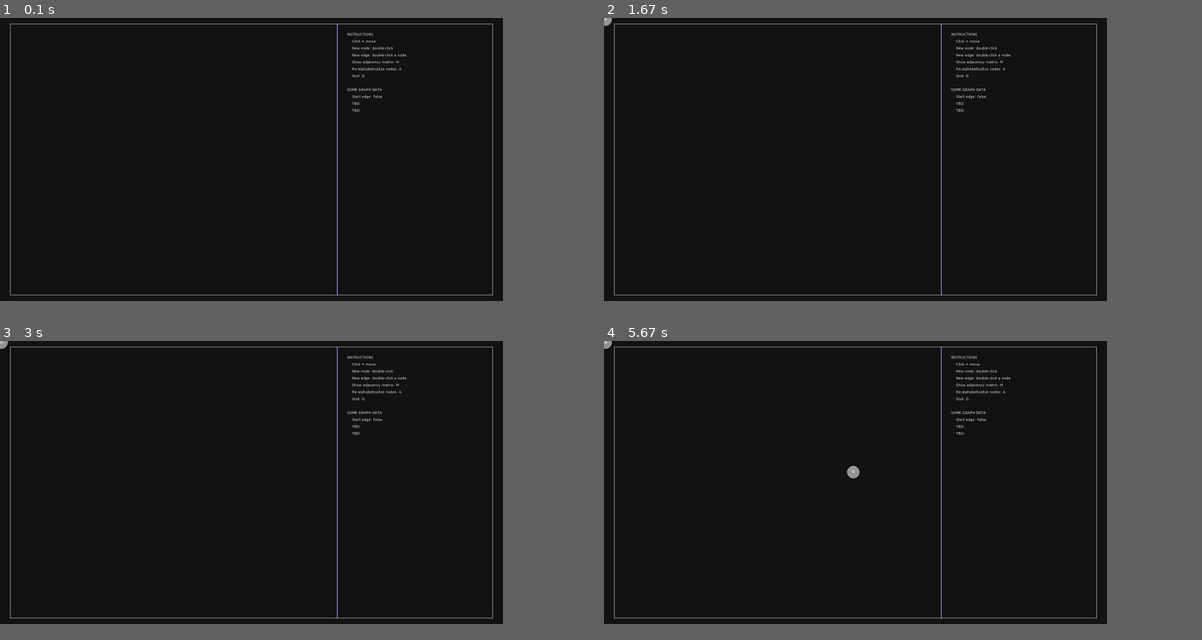
Above: before the commit, frames 1-4 (two rows, left to right).
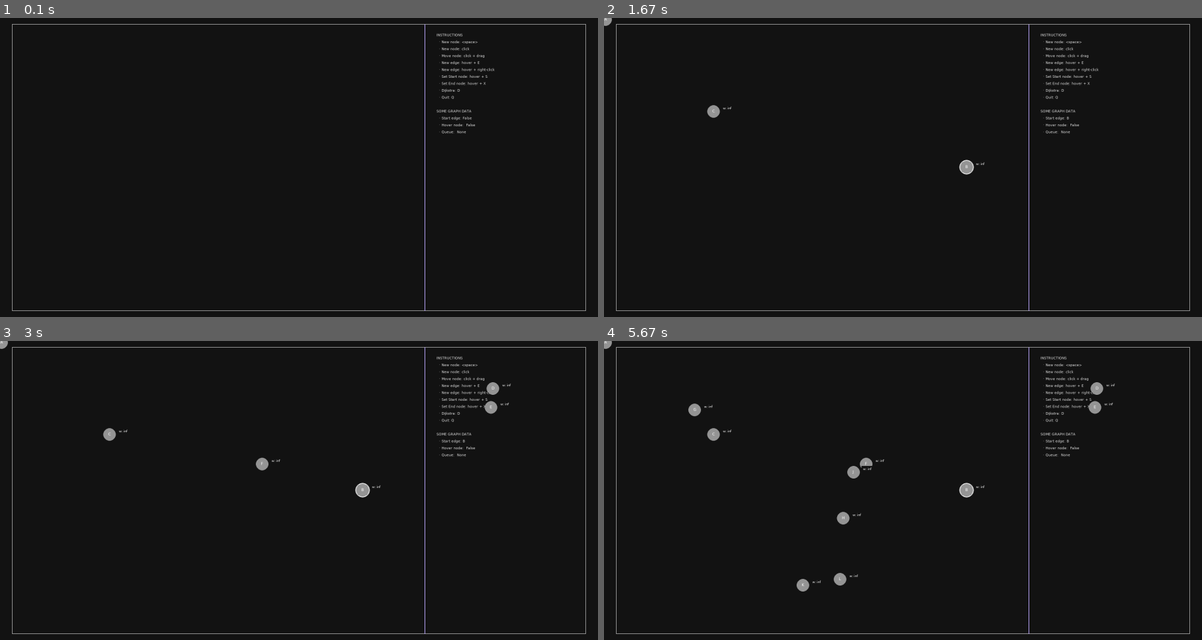
Above: after the commit, the same moments.

Repository: Biuku/Graph-Theory----The-Game
Game: pygame game, started from main.py
Same seed, same stepped clock (60 frames per second), same inputs: the game is played once before the commit and once after it.
Inputs (mouse positions are in pixels of both pictures, inside the frame that each line leads up to):
- Up to frame 1 (0.1 s): no input
- Up to frame 2 (1.67 s): tap Space at 0.33 s; press the mouse at (879, 221) at 0.7 s; move the mouse to (926, 209) at 0.8 s; release the mouse at (968, 194) at 0.93 s; press the mouse at (879, 221) at 1.03 s; move the mouse to (920, 194) at 1.13 s; release the mouse at (968, 167) at 1.27 s; hold E from 1.33 s (still down); hold D from 1.33 s (still down); click (711, 110) at 1.42 s
- Up to frame 3 (3 s): release E at 1.8 s; release D at 1.8 s; hold D 1.83-2.3 s; tap X at 1.9, 2.2, 2.4, 2.7, 2.9 s; click (490, 388) at 1.92 s; tap E at 1.98 s; hold D 2.33-2.8 s; click (490, 406) at 2.42 s; hold S from 2.83 s (still down); click (263, 463) at 2.92 s
- Up to frame 4 (5.67 s): release S at 3.13 s; hold D 3.17-3.8 s; tap X at 3.23, 3.53, 3.9, 4.63, 4.93, 5.13, 5.43, 5.63 s; click (693, 409) at 3.25 s; tap E at 3.32, 5.22 s; hold S 3.83-4.2 s; click (843, 517) at 3.92 s; right-click (789, 544) at 4.28 s; hold D 4.57-5.03 s; click (855, 472) at 4.65 s; tap Space at 4.72 s; hold D 5.07-5.53 s; click (801, 586) at 5.15 s; hold S from 5.57 s (still down); click (837, 580) at 5.65 s
In our replay, the window is 757x426 before the commit and 900x450 after it. These sizes can differ from the game's own. Grey fills any space a smaller window leaves; there, only what the larger window draws over its background counts as a difference.

The runs differ from the first frame. In frame 1, 2.5% of the frame differs, in the area x 1-98%, y 1-98%; in frame 2, 2.7%; in frame 3, 2.9%; in frame 4, 3.2%.

Commit message:
Working Dijkstra

Diff:
--- /dev/null
+++ b/Stuff/AStar2.py
@@ -0,0 +1,196 @@
+#https://www.youtube.com/watch?v=JtiK0DOeI4A&t=144s
+# V2. I want to mess with it
+
+import pygame, math as m
+from queue import PriorityQueue
+
+WIDTH = 800
+WIN = pygame.display.set_mode( (WIDTH, WIDTH) )
+pygame.display.set_caption("A* Path finding algorithm")
+
+WHITE, GREY, BLACK = (255, 255, 255), (128, 128, 128), (0, 0, 0)
+RED, GREEN, ORANGE = (255, 0, 0),     (0, 255, 0), (255, 165, 0)
+PURPLE, TURQUOISE =  (128, 0, 128),   (64, 224, 208)
+
+# Create one cube
+class Spot:
+    def __init__(self, row, col, width, total_rows):
+        self.row, self.col = row, col
+        self.x, self.y = row * width, col * width
+        self.color = WHITE
+        self.neighbors = []
+        self.width, self.total_rows = width, total_rows
+
+    def get_pos(self):
+        return self.row, self.col  # (row, col) --> down then across
+    def is_barrier(self):
+        return self.color == BLACK
+    def reset(self):
+        self.color = WHITE
+    def make_start(self):
+        self.color = ORANGE
+    def make_closed(self):
+        self.color = RED
+    def make_open(self):
+        self.color = GREEN
+    def make_barrier(self):
+        self.color = BLACK
+    def make_end(self):
+        self.color = TURQUOISE
+    def make_path(self):
+        self.color = PURPLE
+    def draw(self, win):
+        pygame.draw.rect(win, self.color, (self.x, self.y, self.width, self.width))
+
+    def update_neighbors(self, grid):
+        self.neighbors = []
+        if self.row < self.total_rows - 1 and not grid[self.row + 1][self.col].is_barrier(): #DOWN
+            self.neighbors.append(grid[self.row + 1][self.col])
+        if self.row > 0 and not grid[self.row - 1][self.col].is_barrier():   # Up
+            self.neighbors.append(grid[self.row - 1][self.col])
+        if self.col < self.total_rows - 1 and not grid[self.row][self.col + 1].is_barrier(): #RIGHT
+            self.neighbors.append(grid[self.row][self.col + 1])
+        if self.col > 0 and not grid[self.row][self.col - 1].is_barrier(): #LEFT
+            self.neighbors.append(grid[self.row][self.col -1])
+
+def make_grid(rows, width):
+    grid, gap = [], width // rows
+    for i in range(rows):
+        grid.append([])
+        for j in range(rows):
+            grid[i].append(Spot(i, j, gap, rows))
+    return grid
+
+## Draw the gray underlying gridlines
+def draw_grid(win, rows, width):
+    gap = width // rows
+    for i in range(rows):
+        pygame.draw.line( win, GREY, (0, i*gap), (width, i*gap) )
+        for j in range(rows):
+            pygame.draw.line( win, GREY, (j*gap, 0), (j*gap, width) )
+
+def draw(win, grid, rows, width):
+    win.fill(WHITE)
+    for row in grid:
+        for spot in row:
+            spot.draw(win)
+    draw_grid(win, rows, width)
+    pygame.display.update()
+
+## Take mouse position
+def get_clicked_pos(pos, rows, width):
+    gap = width // rows
+    y, x = pos
+    return y // gap, x // gap
+
+## MAIN FUNC
+def main(win, width, ROWS):
+    grid = make_grid(ROWS, width) # Build the empty grid
+    start, end = None, None
+    run, started = True, False
+
+    while run:
+        draw(win, grid, ROWS, width)
+        for event in pygame.event.get():
+
+            # Close the window
+            if event.type == pygame.QUIT:
+                run = False
+
+            ### LEFT CLICK
+            if pygame.mouse.get_pressed()[0]:
+                pos = pygame.mouse.get_pos()
+                row, col = get_clicked_pos(pos, ROWS, width)
+                spot = grid[row][col]
+
+                if not start:
+                    start = spot
+                    start.make_start()
+
+                elif not end and spot != start:
+                    end = spot
+                    end.make_end()
+
+                elif spot != end and spot != start:
+                    spot.make_barrier()
+
+            # RIGHT CLICK
+            elif pygame.mouse.get_pressed()[2]:
+                pos = pygame.mouse.get_pos()
+                row, col = get_clicked_pos(pos, ROWS, width)
+                spot = grid[row][col]
+
+                ## Right click lets you undo
+                spot.reset()
+                if spot == start:
+                    start = None
+
+                elif spot == end:
+                    end = None
+
+            ## Press spacebar to start algorithm
+            if event.type == pygame.KEYDOWN:
+                if event.key == pygame.K_SPACE and start and end:
+                    for row in grid:
+                        for spot in row:
+                            spot.update_neighbors(grid)
+                    algorithm(lambda: draw(win, grid, ROWS, width), grid, start, end)
+
+                else:
+                    start, end = None, None
+                    grid = make_grid(ROWS, width)
+
+
+###### Algorithm stuff ######
+## Heuristic to guess distance -- based on across + over (Manhatten)
+def h(p1, p2):
+    x1, y1 = p1
+    x2, y2 = p2
+    return abs(x1 - x2) + abs(y1 - y2)
+
+def algorithm(draw, grid, start, end):
+    count, came_from = 0, {}
+    open_set = PriorityQueue()
+    open_set.put( (0, count, start) )
+
+    g_score = {spot: m.inf for row in grid for spot in row}
+    g_score[start] = 0
+    f_score = {spot: m.inf for row in grid for spot in row}
+    f_score[start] = h(start.get_pos(), end.get_pos())
+    open_set_hash = {start} ## Make a less restrictive copy of PriorityQueue
+
+    while not open_set.empty():
+
+        current = open_set.get()[2]
+        open_set_hash.remove(current)
+
+        if current == end:
+            reconstruct_path(came_from, end, draw)
+            end.make_end()
+            return True
+
+        for neighbor in current.neighbors:
+            temp_g_score = g_score[current] + 1
+
+            if temp_g_score < g_score[neighbor]:
+                came_from[neighbor] = current
+                g_score[neighbor] = temp_g_score
+                f_score[neighbor] = temp_g_score + h(neighbor.get_pos(), end.get_pos())
+
+                if neighbor not in open_set_hash:
+                    count += 1
+                    open_set.put( (f_score[neighbor], count, neighbor) )
+                    open_set_hash.add(neighbor)
+                    neighbor.make_open()
+        draw()
+        if current != start:
+            current.make_closed()
+    return False
+
+def reconstruct_path(came_from, current, draw):
+    while current in came_from:
+        current = came_from[current]
+        current.make_path()
+        draw()
+
+main(WIN, WIDTH, 25)
--- a/main.py
+++ b/main.py
@@ -1,6 +1,7 @@
 """ May 2, 2021 """
 
 import pygame
+import math
 from setup.settings import Settings
 from setup.pygameBasics import PygameBasics
 from setup.printr import Printr
@@ -12,27 +13,35 @@
         pygame.init()
         super().__init__()
 
-        self.win_w, self.win_h  = 1600, 900
+        self.win_w, self.win_h  = 1900, 950
         self.win = pygame.display.set_mode((self.win_w, self.win_h), pygame.RESIZABLE)
-
         self.printr = Printr(self.win)
-        self.nodes = {}
-
-        ## Flags
+
+        self.nodes = []
+        self.queue = []
+
+        self.algo_wait = False
+
+        ## Object flags
+        self.hover_node = False
         self.edge_start_node = False
+        self.algo_start_node = False
+        self.algo_end_node = False
+
 
     """ EVENTS """
 
     def left_click_events(self):
         pygame.mouse.get_rel() ## Reset pygame relative mouse position
         self.start_moving()
+        self.make_node()
 
     def right_click_events(self):
-        pass
+        self.make_edge()
+
 
     def mouse_button_up_events(self):
         self.stop_moving()
-
 
     def keydown_events(self, event):
         if event.key == pygame.K_SPACE:
@@ -41,32 +50,42 @@
         if event.key == pygame.K_e:
             self.make_edge()
 
+        if event.key == pygame.K_s:
+            self.update_algo_start_node()
+
+        if event.key == pygame.K_x:
+            self.update_algo_end_node()
+
+        if event.key == pygame.K_d:
+            self.dijkstra()
+
+        ## Tracer
         if event.key == pygame.K_p:
-            pass
-            # Tracer
+            for nb in self.algo_start_node.neighbours:
+                print(nb.ID, nb.total_cost)
 
         if event.key == pygame.K_q:
             pygame.quit(), quit()
 
-
     def keyup_events(self, event):
         pass
 
     """ Conditional events """
 
     def make_node(self):
-        id = self.set.get_node_id()
-        mx, my = pygame.mouse.get_pos()
-
-        node = Node(self.win, id, mx, my)
-        self.nodes[node] = []
+        if not self.hover_node:
+            id = self.set.get_node_id()
+            mx, my = pygame.mouse.get_pos()
+
+            node = Node(self.win, id, mx, my)
+            self.nodes.append(node)
 
     def start_moving(self):
-        for node in self.nodes.keys():
+        for node in self.nodes:
             node.start_moving()
 
     def stop_moving(self):
-        for node in self.nodes.keys():
+        for node in self.nodes:
             node.stop_moving()
 
 
@@ -75,19 +94,84 @@
 
         ## If we haven't yet picked the start of our edge
         if not self.edge_start_node:
-            for node in self.nodes.keys():
-                if node.edge_start():
-                    self.edge_start_node = node
-                    break
+            if self.hover_node:
+                self.hover_node.set_edge_start_node()
+                self.edge_start_node = self.hover_node
 
         ## If we previously picked a start node, look for an end node
         else:
-            for node in self.nodes.keys():
-                if node.edge_end():
-                    self.nodes[self.edge_start_node].append( [node, 1] )
-                    self.edge_start_node.cancel_edge_start()
-                    self.edge_start_node = False
-                    break
+            if self.hover_node:
+                self.edge_start_node.add_neighbour(self.hover_node)
+                self.edge_start_node.cancel_edge_start()
+                self.edge_start_node = False
+
+
+    def update_algo_start_node(self):
+        if self.hover_node:
+            if self.algo_start_node:
+                self.algo_start_node.cancel_algo_start()
+                self.algo_start_node = False
+
+            else:
+                self.hover_node.set_algo_start()
+                self.algo_start_node = self.hover_node
+
+    def update_algo_end_node(self):
+        if self.hover_node:
+            if self.algo_end_node:
+                self.algo_end_node.cancel_algo_end()
+                self.algo_end_node = False
+
+            else:
+                self.hover_node.set_algo_end()
+                self.algo_end_node = self.hover_node
+
+
+
+    """ ******************** """
+
+    def dijkstra(self):
+        if not self.algo_start_node:
+            return
+
+        self.queue = [(0, self.algo_start_node)]
+        print("Before loop: ", self.queue)
+
+        while self.queue:
+            self.curr_node = self.queue.pop(0)[1]
+            self.curr_node.set_visiting()
+
+            for self.nb in self.curr_node.get_neighbours():
+                pygame.time.delay(1500)
+
+                if self.nb.get_unvisited():
+                    self.nb.set_looking_as_neighbour()
+
+                    trial_weight = self.curr_node.get_total_cost() + self.get_euclid(self.curr_node, self.nb)
+
+                    if trial_weight < self.nb.get_total_cost():
+                        self.nb.set_total_cost(trial_weight)
+                        self.nb.set_parent(self.curr_node)
+                        self.queue.append( (trial_weight, self.nb))
+                        self.queue.sort() ## Slow, but fine for less than a few thousand items
+
+                self.draw()
+                pygame.time.delay(1500)
+
+                self.nb.cancel_looking_as_neighbour()
+
+            self.draw()
+
+            self.curr_node.set_unvisited()
+            self.curr_node.cancel_visiting()
+
+
+    def get_euclid(self, start, end):
+        x1, y1 = start.get_coords()
+        x2, y2 = end.get_coords()
+
+        return math.sqrt( (x2-x1)**2 + (y2-y1)**2 )
+
 
 
     """ UPDATES """
@@ -99,21 +183,23 @@
 
 
     def update_hovering(self):
+        self.hover_node = False
         mx, my = pygame.mouse.get_pos()
 
-        for node in self.nodes.keys():
+        for node in self.nodes:
             node.update_hovering(mx, my)
+            if node.get_hovering():
+                self.hover_node = node
 
     def move(self):
-        for node in self.nodes.keys():
+        for node in self.nodes:
             node.move()
 
-
     def draw(self):
-
+        self.win.fill(self.set.background)
         self.draw_page_border()
         self.draw_working_area_border()
-        self.printr.print_instructions(self.edge_start_node)
+        self.printr.print_instructions(self.edge_start_node, self.hover_node, self.queue)
         self.draw_edges()
         self.draw_nodes()
 
@@ -121,18 +207,17 @@
 
     def draw_edges(self):
         c = self.set.grey
-        for node, edges in self.nodes.items():
+        for node in self.nodes:
             start_coord = node.get_coords()
-
-            for end_node in edges:
-                end_coord = end_node[0].get_coords()
+            neighbours = node.get_neighbours()
+
+            for end_node in neighbours:
+                end_coord = end_node.get_coords()
                 pygame.draw.line(self.win, c, start_coord, end_coord, 1)
 
     def draw_nodes(self):
-        for node in self.nodes.keys():
+        for node in self.nodes:
             node.draw()
-
-
 
 
     """ MAIN """
--- a/node.py
+++ b/node.py
@@ -19,74 +19,117 @@
         self.r = 20
         self.suppress_hovering = True
 
+        ## Algo stuff
+        self.total_cost = m.inf
+        self.unvisited = True
+        self.parent = None
+
+        ## Node objects this node is connected to where this is the start node
+        self.neighbours = []
+
         ## Colours
         self.c = self.set.grey
-        self.hover_c = self.set.dark_grey
-        self.make_edge_c = self.set.red
 
         ## Flags
         self.hovering = False
         self.moving = False
-        self.making_edge_start = False
-
+        self.edge_start_node = False
+
+        self.algo_start_node = False
+        self.algo_end_node = False
+        self.visiting = False
+        self.looking_as_neighbour = False
+        self.unvisited = True
+
+
+    def get_coords(self):
+        return (self.x, self.y)
 
     def get_ID(self):
         return self.ID
 
-    def get_coords(self):
-        return (self.x, self.y)
-
-
-    """ DRAWING """
-    def draw(self):
-        self.draw_circle()
-        self.draw_ID()
-
-    def draw_circle(self):
-        c = self.c
-        if self.hovering:
-            c = self.hover_c
-
-        pygame.draw.circle(self.win, c, (self.x, self.y), self.r, 0)
-
-        if self.making_edge_start:
-            c = self.set.light_grey
-            pygame.draw.circle(self.win, c, (self.x, self.y), self.r+3, 3)
-
-    def draw_ID(self):
-        c = self.set.white
-
-        x, y = self.x, self.y
-        x -= 4
-        y -= 9
-
-        ### Shift double-digit letters further over
-        if len(self.ID) > 1:
-            x -= 3
-
-        text = self.set.large_font.render(self.ID, True, c)
-        self.win.blit(text, (x, y))
-
-
-    """ Making edge """
-    def edge_start(self):
-        self.making_edge_start = False
-
-        if self.hovering:
-            self.making_edge_start = True
-            return True
-
-        return False
-
-    def edge_end(self):
-        if self.hovering:
-            if not self.making_edge_start:
-                return True
-
-        return False
+
+    """ Algo stuff """
+
+    def set_total_cost(self, tc):
+        self.total_cost = tc
+
+    def get_total_cost(self):
+        return self.total_cost
+
+
+    def set_parent(self, node):
+        self.parent = node
+
+    def get_parent(self):
+        return self.parent
+
+
+    def set_visiting(self):
+        self.visiting = True
+
+    def cancel_visiting(self):
+        self.visiting = False
+
+
+    def set_looking_as_neighbour(self):
+        self.looking_as_neighbour = True
+
+    def cancel_looking_as_neighbour(self):
+        self.looking_as_neighbour = False
+
+
+
+    def set_unvisited(self):
+        self.unvisited = False
+
+    def get_unvisited(self):
+        return self.unvisited
+
+
+
+    """ SETTING START AND END NODES FOR ALGORITHM """
+    def set_algo_start(self):
+        self.algo_start_node = True
+        self.total_cost = 0
+
+    def get_algo_start(self):
+        return self.algo_start_node
+
+    def cancel_algo_start(self):
+        self.algo_start_node = False
+
+
+    def set_algo_end(self):
+        self.algo_end_node = True
+
+    def get_algo_end(self):
+        return self.algo_end_node
+
+    def cancel_algo_end(self):
+        self.algo_end_node = False
+
+
+
+    """
+    Edges: all 'neighbours' are end nodes, where this is the start node
+    """
+
+    def set_edge_start_node(self):
+        self.edge_start_node = True
 
     def cancel_edge_start(self):
-        self.making_edge_start = False
+        self.edge_start_node = False
+
+
+    def add_neighbour(self, node):
+        self.neighbours.append(node)
+
+    def remove_neighbour(self, node):
+        self.neighbours.remove(node)
+
+    def get_neighbours(self):
+        return self.neighbours
 
 
     """ Moving """
@@ -112,6 +155,7 @@
         if self.r > euclid:
             if not self.suppress_hovering:
                 self.hovering = True
+
         else:
             self.suppress_hovering = False ## Don't 'hover' when node is created
 
@@ -120,7 +164,66 @@
 
 
 
-    """ Tracer """
-    ## TRACER
-    # text = str(round(euclid, 0)) + " | " + str(self.r) + " | " + str(self.hovering)
-    # self.printr.tracer_printr(text, x+30, y, self.set.light_blue)
+
+    """ DRAWING """
+    def draw(self):
+        self.draw_circle()
+        self.draw_ID()
+        self.draw_weight()
+
+    def draw_circle(self):
+        c = self.get_colour()
+
+        pygame.draw.circle(self.win, c, (self.x, self.y), self.r, 0)
+
+        if self.edge_start_node or self.hovering:
+            c = self.set.light_grey
+            pygame.draw.circle(self.win, c, (self.x, self.y), self.r+3, 3)
+
+
+    def draw_ID(self):
+        c = self.set.white
+
+        x, y = self.x, self.y
+        x -= 4
+        y -= 9
+
+        ### Shift double-digit letters further over
+        if len(self.ID) > 1:
+            x -= 3
+
+        text = self.set.large_font.render(self.ID, True, c)
+        self.win.blit(text, (x, y))
+
+
+    def draw_weight(self):
+        c = self.set.white
+        x, y = self.x, self.y
+        x += (self.r + 5)
+        y -= 20
+
+        pygame.draw.rect(self.win, self.set.background, pygame.Rect(x, y, 40, 20), 0)
+
+        x += 5
+        y += 3
+
+        text = "w: " + str(round(self.total_cost, 1))
+        text = self.set.small_font.render(text, True, c)
+        self.win.blit(text, (x, y))
+
+
+    def get_colour(self):
+        if not self.unvisited:
+            return self.set.blue
+        if self.visiting:
+            return self.set.yellow
+        if self.looking_as_neighbour:
+            return self.set.dark_orange
+
+        if self.algo_start_node:
+            return self.set.green
+        if self.algo_end_node:
+            return self.set.black
+
+
+        return self.c
--- a/setup/printr.py
+++ b/setup/printr.py
@@ -1,4 +1,4 @@
-""" April 29, 2021 """
+""" May 3, 2021 """
 
 import pygame
 import math as m
@@ -11,12 +11,55 @@
         pygame.init()
         self.win = win
         self.set = Settings()
+        self.update_screen()
 
-        self.update_screen()
 
     def tracer_printr(self, data, x, y, c):
         text = self.set.med_font.render(data, True, c)
         self.win.blit( text, (x, y) )
+
+
+    def print_instructions(self, start_edge, hover_node, queue):
+        ## Set area
+        x = self.left_cushion
+        y = self.top_cushion
+
+        if type(start_edge) != bool:
+            start_edge = start_edge.get_ID()
+
+        if type(hover_node) != bool:
+            hover_node = hover_node.get_ID()
+
+        q = None
+        if queue:
+            q = []
+            for items in queue:
+                q.append(items[1].get_ID())
+
+        texts = [
+            'INSTRUCTIONS',
+            '  · New node: <space>',
+            '  · New node: click',
+            '  · Move node: click + drag',
+            '  · New edge: hover + E',
+            '  · New edge: hover + right-click',
+            '  · Set Start node: hover + S',
+            '  · Set End node: hover + X',
+            '  · Dijkstra: D',
+            '  · Quit: Q',
+            '',
+            'SOME GRAPH DATA',
+            '  · Start edge: ' + str(start_edge),
+            '  · Hover node:  ' + str(hover_node),
+            '  · Queue:  ' + str(q),
+            ]
+
+
+        for text in texts:
+            print_instructions = self.set.med_font.render(text, True, self.set.light_grey)
+            self.win.blit( print_instructions, (x, y) )
+            y += 22
+
 
     def update_screen(self):
         """ ??? Do I need to update self.win here as well??? """
@@ -28,31 +71,3 @@
 
         self.left_cushion = self.win_w * (self.set.working_area_border + side_cushion/100)
         self.top_cushion = self.win_h * (self.set.border_gap + top_cushion/100)
-
-
-    def print_instructions(self, start_edge):
-        ## Set area
-
-        x = self.left_cushion
-        y = self.top_cushion
-
-        texts = [
-            'INSTRUCTIONS',
-            '  · Click = move',
-            '  · New node: double-click',
-            '  · New edge: double-click a node',
-            '  · Show adjacency matrix: M',
-            '  · Re-alphabeticalize nodes: A',
-            '  · Quit: Q',
-            '',
-            'SOME GRAPH DATA',
-            '  · Start edge: ' + str(start_edge),
-            '  · TBD:  ',
-            '  · TBD:  ',
-            ]
-
-
-        for text in texts:
-            print_instructions = self.set.med_font.render(text, True, self.set.light_grey)
-            self.win.blit( print_instructions, (x, y) )
-            y += 22
--- a/setup/pygameBasics.py
+++ b/setup/pygameBasics.py
@@ -13,7 +13,6 @@
 
     def events(self):
         for event in pygame.event.get():
-
 
             if event.type == pygame.MOUSEBUTTONDOWN:
                 if pygame.mouse.get_pressed()[0]:
--- a/setup/settings.py
+++ b/setup/settings.py
@@ -9,18 +9,21 @@
 
 
         self.border_gap = 0.02 ## Gap in % from screen edge to drawn screen border
-        self.working_area_border = 0.67 ## Line demarcating plot area from working area
+        self.working_area_border = 0.71 ## Line demarcating plot area from working area
 
         self.clock = pygame.time.Clock()
-        self.FPS = 250
+        self.FPS = 80
 
         ### Colours
         self.white, self.black = (255, 255, 255), (0, 0, 0)
         self.ultra_light_grey = (240, 240, 240)
         self.light_grey, self.grey, self.dark_grey = (221, 221, 221), (150,150,150), (45, 45, 45)
 
-        self.blue, self.light_blue = (190, 170, 255), (210, 210, 255)
+        self.light_blue, self.blue, self.dark_blue = (210, 210, 255), (190, 170, 255), (0, 0, 54.5)
         self.red, self.light_red = (255, 0, 0), (255, 175, 175)
+        self.green = (119, 221, 119)
+        self.dark_orange = (255, 140, 0)
+        self.yellow = (255, 255, 0)
 
         self.background = (20, 20, 20) #self.black
 
Binary file added: Jupyter/G4G-a.jpg
Renamed: algo.py -> xxalgo.py
Not shown, changed: Jupyter/.ipynb_checkpoints/01. Sandbox-checkpoint.ipynb
Not shown, added: Jupyter/.ipynb_checkpoints/02 Sandbox 2-checkpoint.ipynb
Not shown, added: Jupyter/.ipynb_checkpoints/03. Named tuples -- refresher-checkpoint.ipynb
Not shown, added: Jupyter/.ipynb_checkpoints/algo 01. Dijkstra 1-checkpoint.ipynb
Not shown, added: Jupyter/.ipynb_checkpoints/algo 02. Priority queues-checkpoint.ipynb
Not shown, added: Jupyter/.ipynb_checkpoints/algo 03. Dijkstra 2-checkpoint.ipynb
Not shown, changed: Jupyter/01. Sandbox.ipynb
Not shown, added: Jupyter/02 Sandbox 2.ipynb
Not shown, added: Jupyter/03. Named tuples -- refresher.ipynb
Not shown, added: Jupyter/algo 01. Dijkstra 1.ipynb
(and 3 more such lines)
